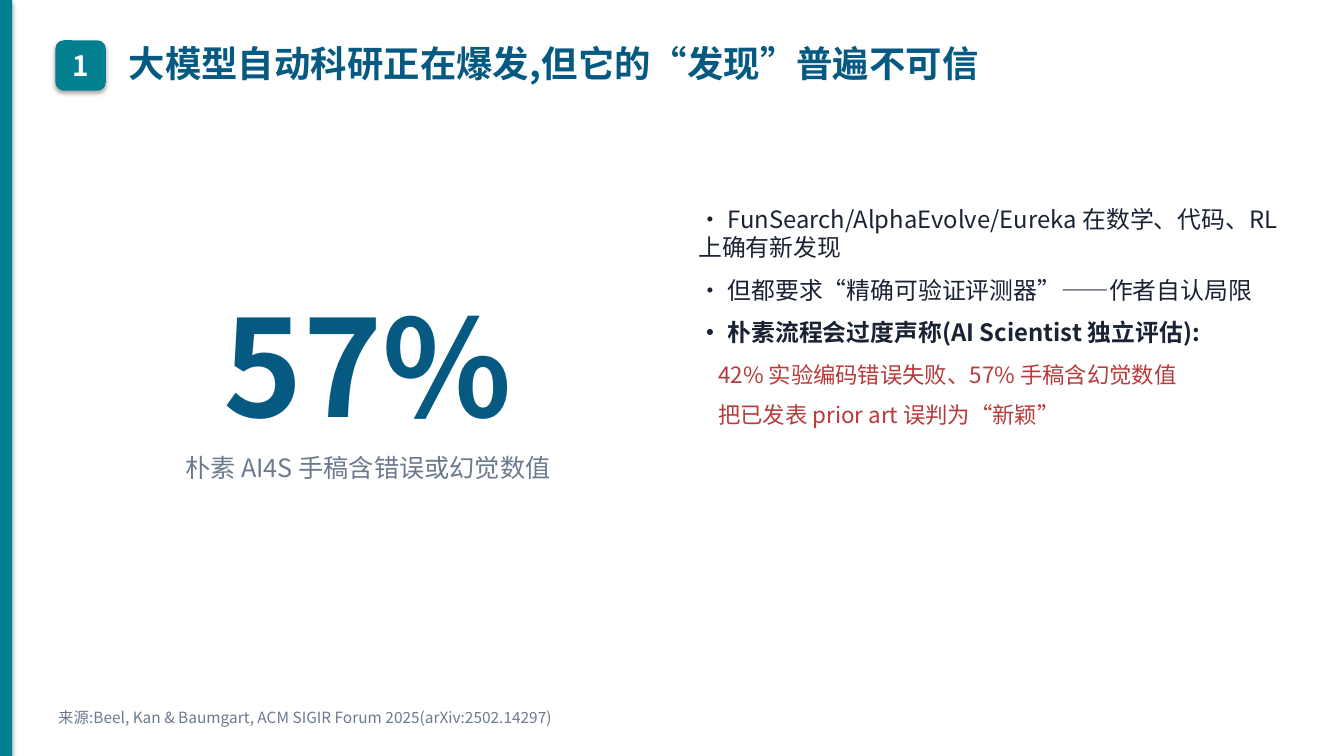
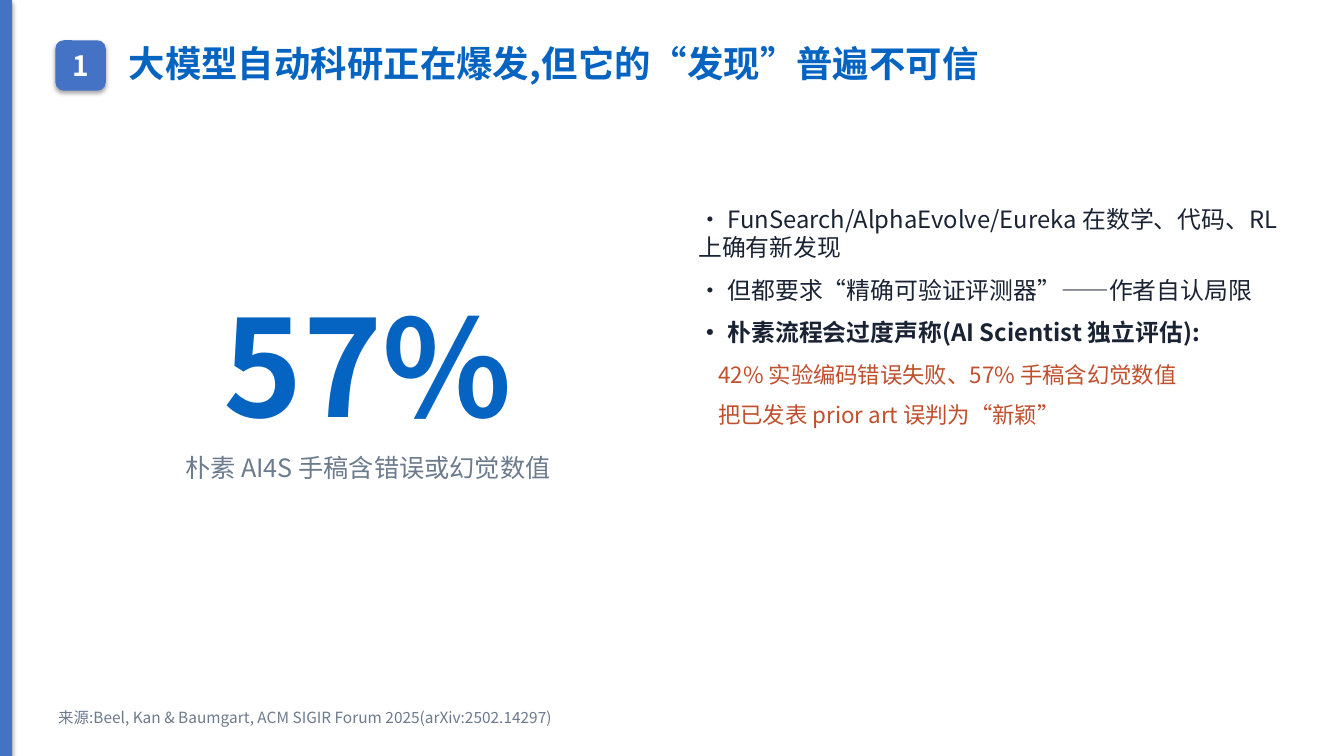
Before and after one commit to wbz0429/PathPlanningwithEnergy, a slide deck: slide 2 of autoresearch/energy_m100/experiments/midterm_defense.pptx. Drawn at 1344x756 pixels with LibreOffice and Linux fonts; fonts in the diff are those of the drawing. Boxes give left, top, right and bottom in pixels: in the first picture for what was removed or moved away, otherwise in the second. Text is boxed around its words. In the diff, an @@ line names an element or a change of style, - is before the commit and + after.

```diff
--- a/autoresearch/energy_m100/experiments/midterm_defense.pptx
+++ b/autoresearch/energy_m100/experiments/midterm_defense.pptx
@@ rectangle at (0,0,12,756): fill #028090 to #4472C4 @@
@@ rounded rectangle "1" at (55,40,106,91): fill #028090 to #4472C4 @@
@@ text "大模型自动科研正在爆发,但它的“发现”普遍不可信" at (129,46,979,85): text colour #065A82 to #0563C1 @@
@@ text at (224,315,512,419): text colour #065A82 to #0563C1 in "57%" @@
@@ text at (718,364,1176,428): text colour #B83A3A to #C0502D in "42% 实验编码错误失败、57% 手稿含幻觉数值", "把已发表 prior art 误判为“新颖”" @@
```
Also in this commit, not shown: 24 other slides changed, 9 other files.
